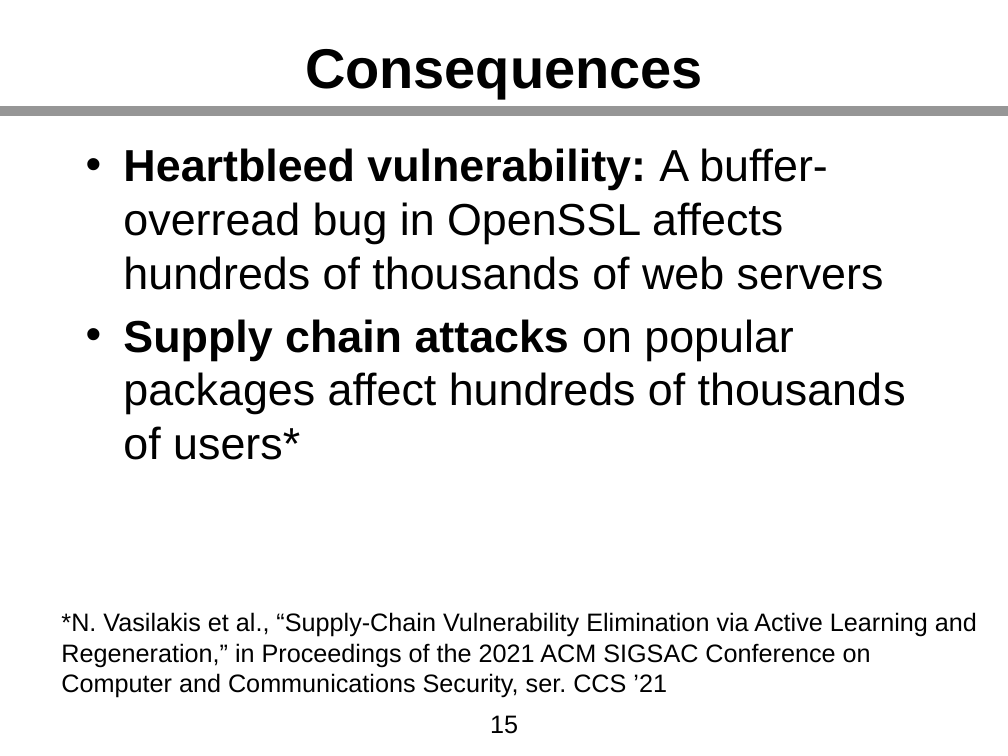
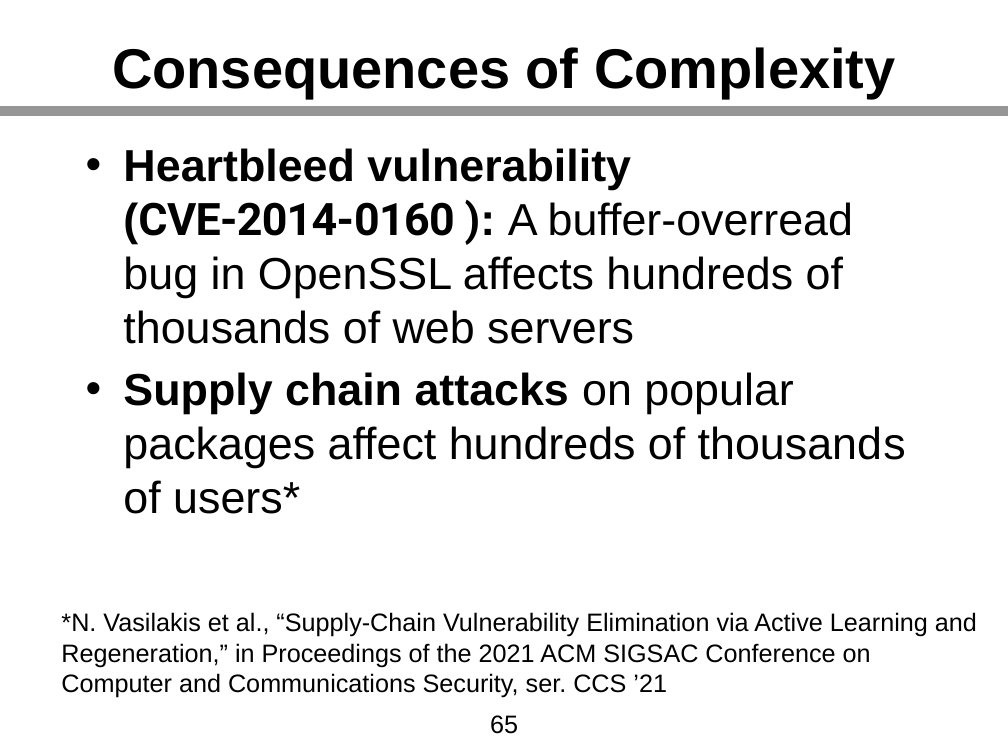
Before and after one commit to kha-dinh/kha-dinh.github.io, a slide deck: slide 65 of assets/pdf/thesis_slides.pptx (slide 15 before the commit). Drawn at 1008x756 pixels with LibreOffice and Linux fonts; fonts in the diff are those of the drawing. Boxes give left, top, right and bottom in pixels: in the first picture for what was removed or moved away, otherwise in the second. Text is boxed around its words. In the diff, an @@ line names an element or a change of style, - is before the commit and + after.

```diff
--- a/assets/pdf/thesis_slides.pptx
+++ b/assets/pdf/thesis_slides.pptx
@@ title at (112, 47, 895, 98): text changed @@
-Consequences
+Consequences of Complexity
@@ text at (123, 148, 853, 344): text changed @@
-• Heartbleed vulnerability: A buffer-overread bug in OpenSSL affects hundreds of thousands of web servers
+• Heartbleed vulnerability (CVE-2014-0160 ): A buffer-overread bug in OpenSSL affects hundreds of thousands of web servers
@@ page number at (490, 715, 518, 734): text changed @@
-15
+65
```
Also in this commit, not shown: 19 other slides changed, 66 slides added, 18 slides removed, 1 other file.
